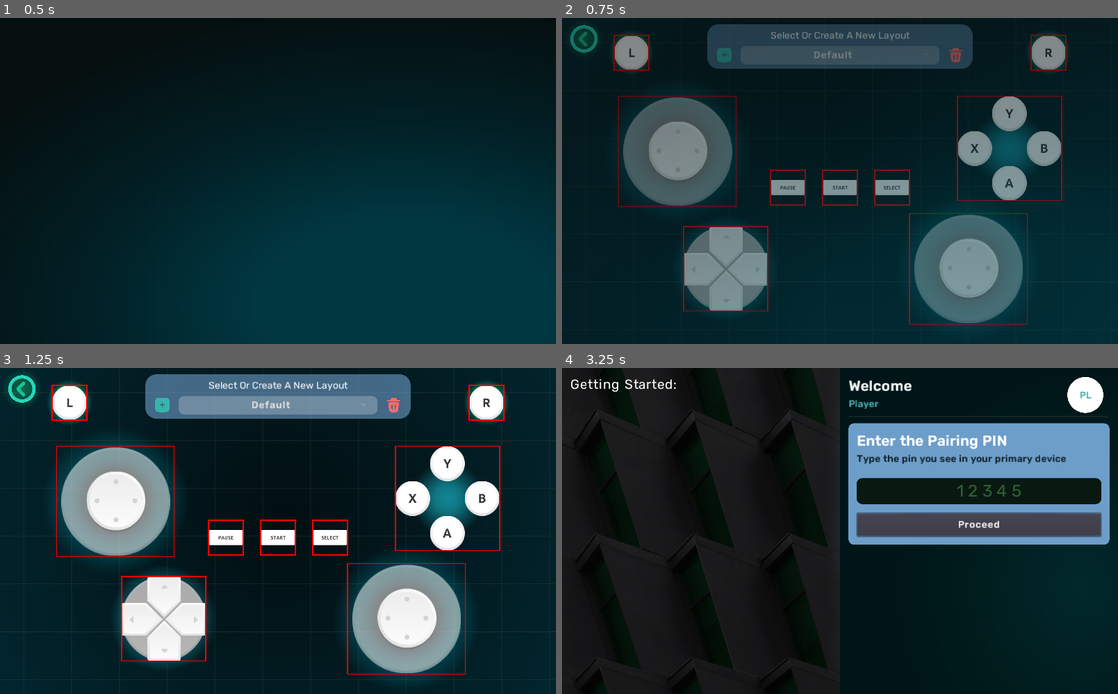
Above: before the commit, frames 1-4 (two rows, left to right).
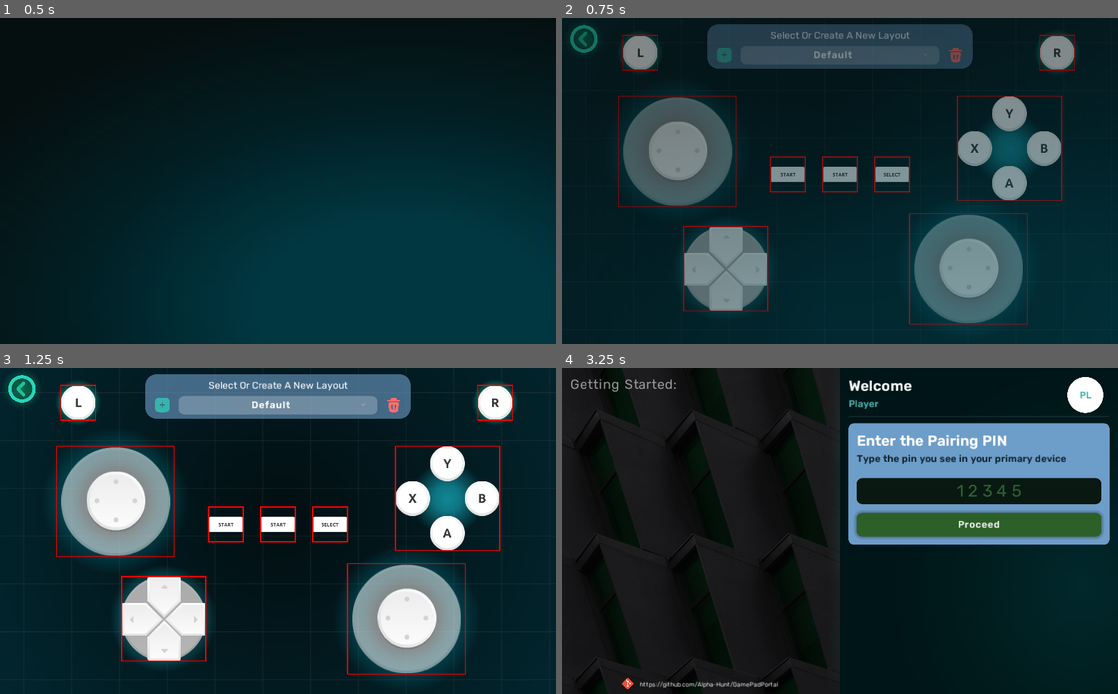
Above: after the commit, the same moments.

Repository: zan-keith/PlayPulse-Connect
Game: Godot game, scene res://Scenes/Pages/LayoutSettings.tscn
The game is run twice, just before and just after one commit, with the same random seed, the same clock (stepped at 60 frames per second) and the same inputs. This scene is started directly instead of the project's main scene.
Inputs (mouse positions are in pixels of both pictures, inside the frame that each line leads up to):
- Up to frame 1 (0.5 s): no input
- Up to frame 2 (0.75 s): click (967, 269) at 0.52 s
- Up to frame 3 (1.25 s): no input
- Up to frame 4 (3.25 s): click "Default" at 1.25 s; click (584, 387) at 2 s; move the mouse to (962, 514) at 2.77 s; hold Right (ui_right) from 2.78 s (still down); click (962, 514) at 2.92 s

Frame 1 is identical in both runs. In frame 2, 2.6% of the frame differs, in the area x 9-93%, y 5-58%; in frame 3, 3.0%; in frame 4, 3.9%, in the area x 1-98%, y 3-99%.

Commit message:
Session storage mechanics

Diff:
--- a/Client/Scenes/Components/LayoutOptionBtn.tscn
+++ b/Client/Scenes/Components/LayoutOptionBtn.tscn
@@ -22,11 +22,33 @@
 shadow_color = Color( 0, 0, 0, 0.00784314 )
 shadow_size = 6
 
+[sub_resource type="StyleBoxFlat" id=3]
+content_margin_left = 15.0
+content_margin_right = 15.0
+content_margin_top = 5.0
+content_margin_bottom = 5.0
+bg_color = Color( 0.25098, 0.262745, 0.266667, 0.678431 )
+corner_radius_top_left = 10
+corner_radius_top_right = 10
+corner_radius_bottom_right = 10
+corner_radius_bottom_left = 10
+shadow_color = Color( 0, 0, 0, 0.00784314 )
+shadow_size = 6
+
+[sub_resource type="StyleBoxEmpty" id=4]
+
 [node name="LayoutSelect" type="Button"]
 margin_right = 366.0
 margin_bottom = 33.0
+mouse_default_cursor_shape = 2
 size_flags_horizontal = 3
+custom_colors/font_color = Color( 1, 1, 1, 1 )
+custom_colors/font_color_hover = Color( 1, 1, 1, 1 )
+custom_colors/font_color_pressed = Color( 1, 1, 1, 0.447059 )
 custom_fonts/font = SubResource( 1 )
+custom_styles/hover = SubResource( 2 )
+custom_styles/pressed = SubResource( 3 )
+custom_styles/focus = SubResource( 4 )
 custom_styles/normal = SubResource( 2 )
 text = "Default"
 icon_align = 2
--- a/Client/Scenes/Pages/LayoutSettings.tscn
+++ b/Client/Scenes/Pages/LayoutSettings.tscn
@@ -16,14 +16,12 @@
 [ext_resource path="res://Assets/Sprites/shadedLight/shadedLight40.png" type="Texture" id=14]
 [ext_resource path="res://Assets/Sprites/shadedLight/shadedLight43.png" type="Texture" id=15]
 [ext_resource path="res://Assets/Sprites/shadedLight/shadedLight41.png" type="Texture" id=16]
-[ext_resource path="res://Assets/Sprites/shadedLight/shadedLight44.png" type="Texture" id=17]
 [ext_resource path="res://Assets/Sprites/shadedLight/pressed_shadedLight40.png" type="Texture" id=18]
 [ext_resource path="res://Assets/Sprites/shadedLight/pressed_shadedLight41.png" type="Texture" id=19]
 [ext_resource path="res://Assets/Sprites/shadedLight/pressed_shadedLight37.png" type="Texture" id=20]
 [ext_resource path="res://Assets/Sprites/shadedLight/pressed_shadedLight36.png" type="Texture" id=21]
 [ext_resource path="res://Assets/Sprites/shadedLight/pressed_shadedLight38.png" type="Texture" id=22]
 [ext_resource path="res://Assets/Sprites/shadedLight/pressed_shadedLight39.png" type="Texture" id=23]
-[ext_resource path="res://Assets/Sprites/shadedLight/pressed_shadedLight44.png" type="Texture" id=24]
 [ext_resource path="res://Assets/Sprites/shadedLight/pressed_shadedLight42.png" type="Texture" id=25]
 [ext_resource path="res://Assets/Sprites/shadedLight/pressed_shadedLight43.png" type="Texture" id=26]
 [ext_resource path="res://Assets/Sprites/shadedLight/pressed_shadedLight06.png" type="Texture" id=27]
@@ -58,6 +56,10 @@
 fill = 1
 fill_from = Vector2( 0.5, 0.5 )
 
+[sub_resource type="StyleBoxEmpty" id=38]
+
+[sub_resource type="StyleBoxEmpty" id=39]
+
 [sub_resource type="Gradient" id=32]
 offsets = PoolRealArray( 0, 0.179372, 0.506726, 1 )
 colors = PoolColorArray( 1, 1, 1, 0.94902, 1, 1, 1, 0.788235, 1, 1, 1, 0, 0.980392, 0.996078, 1, 0 )
@@ -66,6 +68,14 @@
 gradient = SubResource( 32 )
 fill = 1
 fill_from = Vector2( 0.5, 0.5 )
+
+[sub_resource type="StyleBoxEmpty" id=40]
+
+[sub_resource type="StyleBoxEmpty" id=41]
+
+[sub_resource type="StyleBoxEmpty" id=42]
+
+[sub_resource type="StyleBoxEmpty" id=43]
 
 [sub_resource type="Gradient" id=34]
 offsets = PoolRealArray( 0, 0.179372, 0.506726, 1 )
@@ -124,6 +134,8 @@
 corner_radius_bottom_left = 10
 shadow_color = Color( 0, 0, 0, 0.00784314 )
 shadow_size = 6
+
+[sub_resource type="StyleBoxEmpty" id=44]
 
 [sub_resource type="DynamicFont" id=10]
 size = 14
@@ -312,7 +324,9 @@
 [node name="Selection" type="Button" parent="RightStick"]
 anchor_right = 1.0
 anchor_bottom = 1.0
+custom_styles/focus = SubResource( 38 )
 toggle_mode = true
+action_mode = 0
 flat = true
 
 [node name="LeftStick" parent="." groups=["btn"] instance=ExtResource( 1 )]
@@ -351,14 +365,17 @@
 [node name="Selection" type="Button" parent="LeftStick"]
 anchor_right = 1.0
 anchor_bottom = 1.0
+custom_styles/focus = SubResource( 39 )
 toggle_mode = true
+action_mode = 0
 flat = true
 
 [node name="Btn_L" type="TextureButton" parent="." groups=["btn"]]
-margin_left = 96.0
+margin_left = 112.0
 margin_top = 32.0
-margin_right = 160.0
+margin_right = 176.0
 margin_bottom = 96.0
+mouse_default_cursor_shape = 6
 texture_normal = ExtResource( 14 )
 texture_pressed = ExtResource( 18 )
 texture_hover = ExtResource( 14 )
@@ -393,15 +410,22 @@
 [node name="Selection" type="Button" parent="Btn_L"]
 anchor_right = 1.0
 anchor_bottom = 1.0
+margin_left = -16.0
+margin_top = -16.0
+margin_right = 16.0
+margin_bottom = 16.0
+custom_styles/focus = SubResource( 40 )
 toggle_mode = true
+action_mode = 0
 flat = true
 
 [node name="Btn_R" type="TextureButton" parent="." groups=["btn"]]
-margin_left = 864.0
+margin_left = 880.0
 margin_top = 32.0
-margin_right = 928.0
+margin_right = 944.0
 margin_bottom = 96.0
 mouse_filter = 2
+mouse_default_cursor_shape = 6
 texture_normal = ExtResource( 16 )
 texture_pressed = ExtResource( 19 )
 texture_hover = ExtResource( 16 )
@@ -435,14 +459,20 @@
 [node name="Selection" type="Button" parent="Btn_R"]
 anchor_right = 1.0
 anchor_bottom = 1.0
+margin_left = -16.0
+margin_top = -16.0
+margin_right = 16.0
+margin_bottom = 16.0
+custom_styles/focus = SubResource( 41 )
 toggle_mode = true
+action_mode = 0
 flat = true
 
 [node name="Btn_Select" type="TextureButton" parent="." groups=["btn"]]
 margin_left = 576.0
-margin_top = 280.0
+margin_top = 256.0
 margin_right = 640.0
-margin_bottom = 344.0
+margin_bottom = 320.0
 action_mode = 0
 texture_normal = ExtResource( 15 )
 texture_pressed = ExtResource( 26 )
@@ -462,14 +492,20 @@
 [node name="Selection" type="Button" parent="Btn_Select"]
 anchor_right = 1.0
 anchor_bottom = 1.0
+margin_left = -16.0
+margin_top = -16.0
+margin_right = 16.0
+margin_bottom = 16.0
+custom_styles/focus = SubResource( 42 )
 toggle_mode = true
+action_mode = 0
 flat = true
 
 [node name="Btn_Start" type="TextureButton" parent="." groups=["btn"]]
 margin_left = 480.0
-margin_top = 280.0
+margin_top = 256.0
 margin_right = 544.0
-margin_bottom = 344.0
+margin_bottom = 320.0
 texture_normal = ExtResource( 13 )
 texture_pressed = ExtResource( 25 )
 texture_hover = ExtResource( 13 )
@@ -488,17 +524,23 @@
 [node name="Selection" type="Button" parent="Btn_Start"]
 anchor_right = 1.0
 anchor_bottom = 1.0
+margin_left = -16.0
+margin_top = -16.0
+margin_right = 16.0
+margin_bottom = 16.0
+custom_styles/focus = SubResource( 43 )
 toggle_mode = true
+action_mode = 0
 flat = true
 
 [node name="Btn_Pause" type="TextureButton" parent="." groups=["btn"]]
 margin_left = 384.0
-margin_top = 280.0
+margin_top = 256.0
 margin_right = 448.0
-margin_bottom = 344.0
-texture_normal = ExtResource( 17 )
-texture_pressed = ExtResource( 24 )
-texture_hover = ExtResource( 17 )
+margin_bottom = 320.0
+texture_normal = ExtResource( 13 )
+texture_pressed = ExtResource( 25 )
+texture_hover = ExtResource( 13 )
 expand = true
 stretch_mode = 5
 __meta__ = {
@@ -514,7 +556,12 @@
 [node name="Selection" type="Button" parent="Btn_Pause"]
 anchor_right = 1.0
 anchor_bottom = 1.0
+margin_left = -16.0
+margin_top = -16.0
+margin_right = 16.0
+margin_bottom = 16.0
 toggle_mode = true
+action_mode = 0
 flat = true
 
 [node name="DigitalButtons" type="TextureRect" parent="." groups=["btn"]]
@@ -608,6 +655,7 @@
 anchor_right = 1.0
 anchor_bottom = 1.0
 toggle_mode = true
+action_mode = 0
 flat = true
 
 [node name="DPad" type="TextureRect" parent="." groups=["btn"]]
@@ -680,6 +728,7 @@
 anchor_right = 1.0
 anchor_bottom = 1.0
 toggle_mode = true
+action_mode = 0
 flat = true
 
 [node name="ControlPanel" type="PanelContainer" parent="."]
@@ -721,6 +770,7 @@
 margin_right = 32.0
 margin_bottom = 33.0
 rect_min_size = Vector2( 32, 0 )
+mouse_default_cursor_shape = 2
 texture_normal = ExtResource( 35 )
 texture_pressed = ExtResource( 36 )
 expand = true
@@ -730,8 +780,15 @@
 margin_left = 46.0
 margin_right = 412.0
 margin_bottom = 33.0
+mouse_default_cursor_shape = 2
 size_flags_horizontal = 3
+custom_colors/font_color = Color( 1, 1, 1, 1 )
+custom_colors/font_color_hover = Color( 1, 1, 1, 1 )
+custom_colors/font_color_pressed = Color( 1, 1, 1, 0.364706 )
 custom_fonts/font = SubResource( 8 )
+custom_styles/hover = SubResource( 9 )
+custom_styles/pressed = SubResource( 9 )
+custom_styles/focus = SubResource( 44 )
 custom_styles/normal = SubResource( 9 )
 text = "Default"
 icon = ExtResource( 34 )
@@ -744,6 +801,7 @@
 margin_right = 458.0
 margin_bottom = 33.0
 rect_min_size = Vector2( 32, 0 )
+mouse_default_cursor_shape = 2
 texture_normal = ExtResource( 2 )
 texture_pressed = ExtResource( 31 )
 expand = true
@@ -882,6 +940,7 @@
 margin_right = 375.0
 margin_bottom = 34.0
 rect_min_size = Vector2( 32, 0 )
+mouse_default_cursor_shape = 2
 texture_normal = ExtResource( 37 )
 expand = true
 stretch_mode = 4
@@ -930,6 +989,7 @@
 margin_top = 123.0
 margin_right = 375.0
 margin_bottom = 156.0
+mouse_default_cursor_shape = 2
 size_flags_horizontal = 3
 custom_fonts/font = SubResource( 8 )
 custom_styles/normal = SubResource( 12 )
--- a/Client/Scenes/Pages/WelcomeScreen.tscn
+++ b/Client/Scenes/Pages/WelcomeScreen.tscn
@@ -1,10 +1,11 @@
-[gd_scene load_steps=26 format=2]
+[gd_scene load_steps=31 format=2]
 
 [ext_resource path="res://Assets/Pictures/cropped_bg.png" type="Texture" id=1]
 [ext_resource path="res://Assets/Fonts/Rubik-Regular.ttf" type="DynamicFontData" id=2]
 [ext_resource path="res://Assets/Fonts/Rubik-SemiBold.ttf" type="DynamicFontData" id=3]
 [ext_resource path="res://Scripts/WelcomeScreen.gd" type="Script" id=4]
 [ext_resource path="res://Assets/Sprites/white circle.png" type="Texture" id=5]
+[ext_resource path="res://Assets/Sprites/git-svgrepo-com.png" type="Texture" id=6]
 
 [sub_resource type="Gradient" id=14]
 offsets = PoolRealArray( 0.0896861, 0.479821, 0.995516 )
@@ -34,6 +35,13 @@
 [sub_resource type="DynamicFont" id=24]
 size = 25
 extra_spacing_char = 1
+font_data = ExtResource( 2 )
+
+[sub_resource type="StyleBoxEmpty" id=27]
+
+[sub_resource type="DynamicFont" id=28]
+size = 12
+use_filter = true
 font_data = ExtResource( 2 )
 
 [sub_resource type="Gradient" id=20]
@@ -108,6 +116,21 @@
 corner_radius_bottom_left = 10
 shadow_color = Color( 0, 0, 0, 0.266667 )
 shadow_size = 7
+
+[sub_resource type="StyleBoxFlat" id=25]
+content_margin_left = 15.0
+content_margin_right = 15.0
+content_margin_top = 10.0
+content_margin_bottom = 10.0
+bg_color = Color( 0.0980392, 0.2, 0.0901961, 1 )
+corner_radius_top_left = 10
+corner_radius_top_right = 10
+corner_radius_bottom_right = 10
+corner_radius_bottom_left = 10
+shadow_color = Color( 0, 0, 0, 0.266667 )
+shadow_size = 7
+
+[sub_resource type="StyleBoxEmpty" id=26]
 
 [sub_resource type="Animation" id=16]
 resource_name = "gradientflow"
@@ -323,6 +346,7 @@
 custom_styles/bg = SubResource( 23 )
 
 [node name="VBoxContainer" type="VBoxContainer" parent="VBoxContainer/TextureRect/PanelContainer"]
+modulate = Color( 1, 1, 1, 0.54902 )
 margin_left = 15.0
 margin_top = 15.0
 margin_right = 497.0
@@ -338,6 +362,36 @@
 text = "Getting Started:"
 fit_content_height = true
 scroll_active = false
+
+[node name="Links" type="Panel" parent="VBoxContainer/TextureRect"]
+anchor_left = 0.5
+anchor_top = 1.0
+anchor_right = 0.5
+anchor_bottom = 1.0
+margin_left = -147.0
+margin_top = -31.0
+margin_right = 164.0
+margin_bottom = -7.0
+custom_styles/panel = SubResource( 27 )
+
+[node name="LinkButton" type="LinkButton" parent="VBoxContainer/TextureRect/Links"]
+anchor_left = 1.0
+anchor_top = 0.5
+anchor_right = 1.0
+anchor_bottom = 0.5
+margin_left = -277.0
+margin_top = -6.5
+margin_bottom = 8.5
+custom_fonts/font = SubResource( 28 )
+text = "https://github.com/Alpha-Hunt/GamePadPortal"
+underline = 1
+
+[node name="TextureRect" type="TextureRect" parent="VBoxContainer/TextureRect/Links"]
+anchor_bottom = 1.0
+margin_right = 32.0
+texture = ExtResource( 6 )
+expand = true
+stretch_mode = 5
 
 [node name="Panel" type="Panel" parent="VBoxContainer"]
 margin_left = 512.0
@@ -440,7 +494,12 @@
 margin_top = 149.0
 margin_right = 450.0
 margin_bottom = 192.0
+mouse_default_cursor_shape = 2
+custom_colors/font_color_pressed = Color( 1, 1, 1, 0.431373 )
 custom_fonts/font = SubResource( 13 )
+custom_styles/hover = SubResource( 11 )
+custom_styles/pressed = SubResource( 25 )
+custom_styles/focus = SubResource( 26 )
 custom_styles/normal = SubResource( 11 )
 text = "Proceed"
 
--- a/Client/Scripts/GamePad.gd
+++ b/Client/Scripts/GamePad.gd
@@ -1,5 +1,6 @@
 extends Control
 
+export var Redirect=true
 var connected = false
 var udp := PacketPeerUDP.new()
 
@@ -18,7 +19,7 @@
 	var IP_ADDRESS=Global.IP_ADDRESS
 	print(IP_ADDRESS)
 	var err=udp.connect_to_host(IP_ADDRESS, 5000)
-	if err!=OK:
+	if err!=OK and Redirect:
 		_on_Disconnect_pressed()
 	udp.put_packet("test".to_utf8())
 
@@ -76,12 +77,19 @@
 	else:
 		pass #If Layout is not found then just use the layout from godot scene by default
 
+func save_session_file(Data):
+	var file = File.new()
+	file.open(Global.SESSION_FILE_PATH, File.WRITE)
+	file.store_string(to_json(Data))
+	file.close()
+	print("-- Saved --")
 
 func _on_Left_Stick_joystick_input_update(pos):
 	udp.put_packet(str(pos).to_utf8())
 
 
 func _on_btn_press(c):
+	Input.vibrate_handheld(50)
 	$PressSound.play()
 
 func _on_btn_release(c):
@@ -116,5 +124,6 @@
 
 
 func _on_Disconnect_pressed():
+	save_session_file({"IP":""})
 	udp.put_packet("ENDCONN".to_utf8())
 	get_tree().change_scene("res://Scenes/Pages/WelcomeScreen.tscn")
--- a/Client/Scripts/LayoutSettings.gd
+++ b/Client/Scripts/LayoutSettings.gd
@@ -4,7 +4,7 @@
 var Existing_Layouts:Array=[]
 var Curr_Selected_Btn=null
 
-
+var Dragging=false
 
 var DefaultBtnValues = {
   "LeftStick": { "scale": 1, "pos": [0, 0] },
@@ -142,6 +142,10 @@
 	for child in $".".get_children():
 		if child.is_in_group('btn'):
 			child.get_node("Selection").connect("toggled",self,"_handle_toggle",[child])
+			child.get_node("Selection").connect("button_down",self,"_button_on_press",[child])
+			child.get_node("Selection").connect("button_up",self,"_button_on_release",[child])
+
+
 	var Data=load_file()
 	Data= Data if typeof(Data)==TYPE_DICTIONARY else {}
 	for layouts in Data:
@@ -185,7 +189,7 @@
 			Curr_Selected_Btn=btn
 			btn.get_node("ReferenceRect").border_color=Color.aqua
 			_btn_selection_onchange()
-		elif btn_pressed==false and Curr_Selected_Btn==btn:
+		elif btn_pressed==false and Curr_Selected_Btn==btn and not Dragging:
 			Curr_Selected_Btn=null
 			btn.get_node("ReferenceRect").border_color=Color.red
 			_btn_selection_onchange()
@@ -258,3 +262,18 @@
 	file.close()
 	Global.UserSettings=Prefs
 	get_tree().change_scene("res://Scenes/Pages/GamePad.tscn")
+
+func _process(delta):
+	if Dragging:
+		var Rect_size:Vector2 =Curr_Selected_Btn.rect_size*Curr_Selected_Btn.rect_scale.x
+		Curr_Selected_Btn.rect_position=get_global_mouse_position()-Rect_size/2
+
+func _button_on_press(btn):
+	btn.modulate=Color.from_hsv(0, 0, 0.5, 0.5)
+	Dragging=true
+	set_process(true)
+
+func _button_on_release(btn):
+	btn.modulate=Color.from_hsv(0, 0, 1, 1)
+	Dragging=false
+	set_process(false)
--- a/Client/Scripts/WelcomeScreen.gd
+++ b/Client/Scripts/WelcomeScreen.gd
@@ -8,6 +8,28 @@
 func _ready():
 	$AnimationPlayer.play("startup")
 	$AnimationPlayer.queue("gradientflow")
+
+	# set all linkbuttons with onpress binding, just another fancy way for connecting signals
+	var LinkBtnArray=[$VBoxContainer/TextureRect/Links/LinkButton]
+	for child in LinkBtnArray:
+		if child is LinkButton:
+			child.connect("pressed",self,"_link_pressed",[child])
+
+	# Check if session is closed
+	var LastSession=load_file()
+	if typeof(LastSession) == TYPE_DICTIONARY:
+		if LastSession.has("IP") and LastSession["IP"]!="":
+			var pin="PING"
+			var pwd=pin.left(4)
+			IP_ADDRESS=LastSession["IP"]
+			udp.connect_to_host(IP_ADDRESS, 5000)
+			udp.put_packet(pwd.to_utf8())
+		elif not LastSession.has("IP"):
+			corruption_fix()
+	else:
+		corruption_fix()
+
+
 	var username
 	if OS.has_environment("USERNAME"):
 		username = OS.get_environment("USERNAME")
@@ -24,35 +46,54 @@
 	var octet=pin.trim_prefix(pwd)
 	IP_ADDRESS="192.168.1."+octet
 	udp.connect_to_host(IP_ADDRESS, 5000)
-
-
 	udp.put_packet(pwd.to_utf8())
-
-
 
 
 func _process(delta):
 	if udp.get_available_packet_count()>0:
 		var response=udp.get_packet().get_string_from_utf8()
-		print(response)
+		print('= ',response)
 		if (response=="authenticated" or response=="received"):
 			Global.IP_ADDRESS=IP_ADDRESS
+			save_file({"IP":IP_ADDRESS})
 			print("CHANGING SCENES")
 			get_tree().change_scene("res://Scenes/Pages/GamePad.tscn")
 
+func load_file(file_name=Global.SESSION_FILE_PATH):
+	var file = File.new()
+	if file.file_exists(file_name):
+		file.open(file_name, File.READ)
+		var data = parse_json(file.get_as_text())
+		file.close()
+		if typeof(data) == TYPE_DICTIONARY:
+			return data
+		else:
+			printerr("Corrupted data!")
+			return null
+	else:
+		printerr("No saved data!")
+		return null
 
 
+func corruption_fix():
+	var file = File.new()
+	file.open(Global.SESSION_FILE_PATH, File.WRITE)
+	file.store_string(to_json(Global.DefaultSession))
+	file.close()
+	print("-- Fixed --")
 
 
-
-
-
-
-
-
-
-
+func save_file(Data):
+	var file = File.new()
+	file.open(Global.SESSION_FILE_PATH, File.WRITE)
+	file.store_string(to_json(Data))
+	file.close()
+	print("-- Saved --")
 
 
 func _on_PinBox_text_entered(new_text):
 	_on_Proceed_pressed()
+
+
+func _link_pressed(btn):
+	OS.shell_open(btn.text)
--- a/Client/global.gd
+++ b/Client/global.gd
@@ -2,6 +2,8 @@
 
 var LAYOUT_FILE_PATH="user://LayoutsData.json"
 var USER_PREFS_FILE_PATH="user://UserPrefs.json"
+var SESSION_FILE_PATH="user://Session.json"
+
 var IP_ADDRESS=""
 var DefaultSettings={
 	"Layout":"Default",
@@ -10,3 +12,13 @@
 var UserSettings: Dictionary={
 
 }
+
+var DefaultSession={
+	"IP":"",
+}
+
+var LINKS={
+	"github":"https://github.com/Alpha-Hunt/GamePadPortal",
+	"itch":"https://captain-knull.itch.io/",
+	"godot":"https://godotengine.org/",
+}
--- a/Client/project.godot
+++ b/Client/project.godot
@@ -33,7 +33,6 @@
 
 [display]
 
-window/dpi/allow_hidpi=true
 window/stretch/mode="2d"
 window/stretch/aspect="expand"
 
Binary file added: Client/Assets/Sprites/git-svgrepo-com.png
Not shown: 1 places in Client/Scenes/Components/LayoutOptionBtn.tscn that only renumber resources
Not shown: 1 places in Client/Scenes/Pages/LayoutSettings.tscn that only renumber resources
